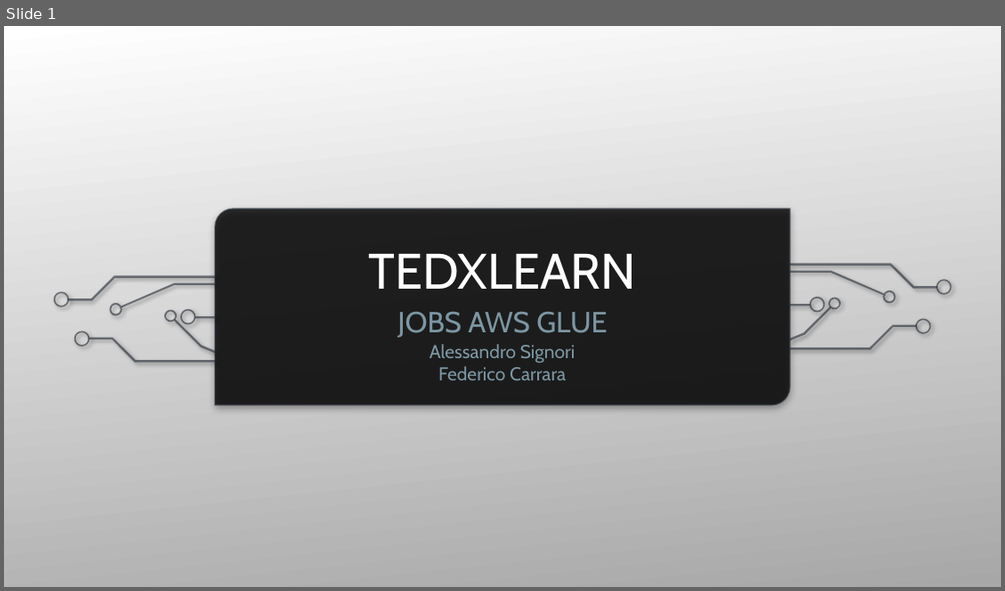
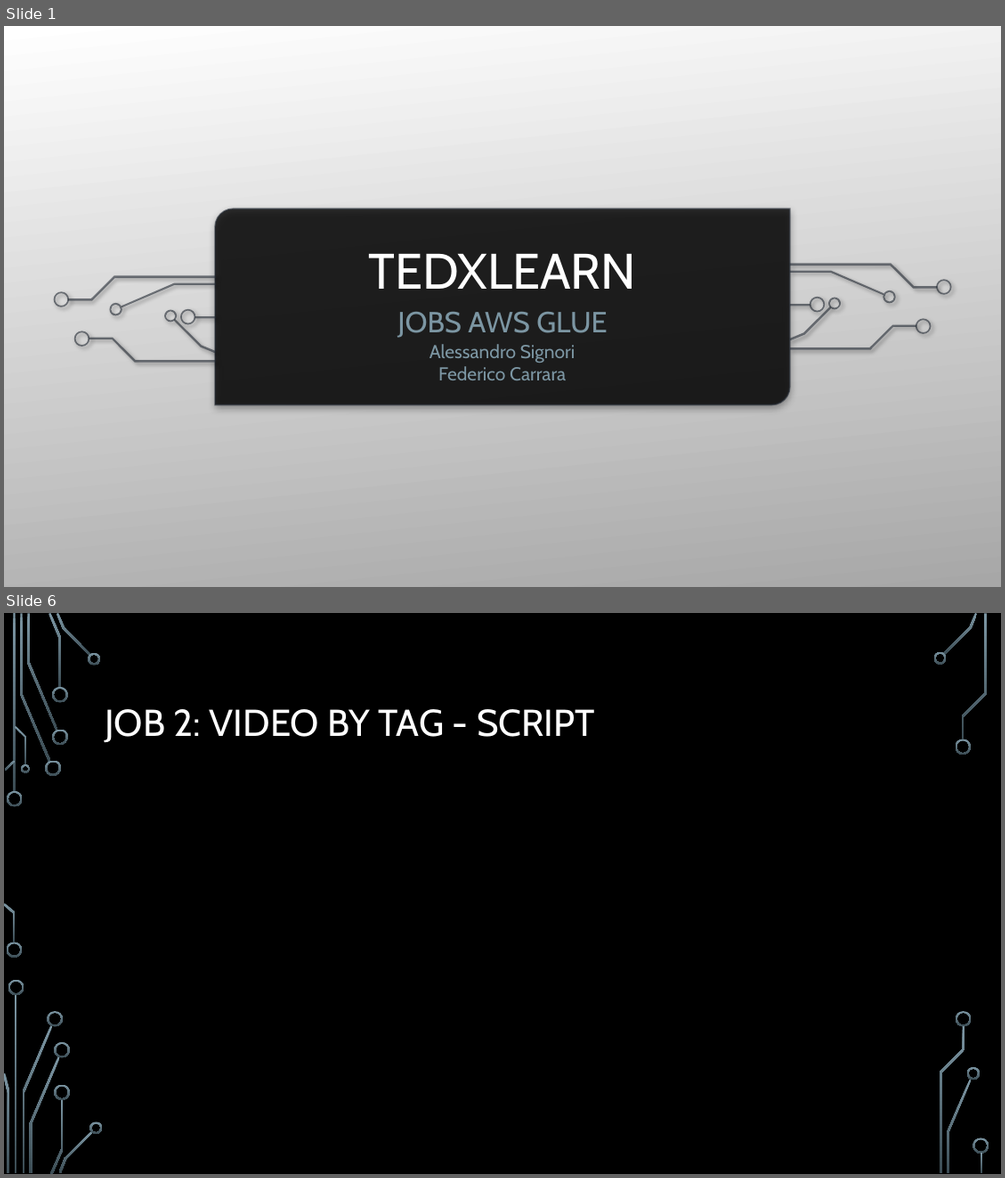
Before and after one commit to carraraFederico/TEDxLearn_ProgettoCloudMobile_2024, a slide deck: Presentazioni/TEDxLearn_part2.pptx. Shown one above the other, each under a label of ours: slide 1 before the commit, slides 1 and 6 after it; the slides between them are not shown. The pictures are 1005x591 and 1005x1178 pixels, drawn with LibreOffice and Linux fonts; fonts in the diff are those of the drawing; background and template pictures are left out. Boxes give left, top, right and bottom in pixels: in the first picture for what was removed or moved away, otherwise in the second. Text is boxed around its words. In the diff, an @@ line names an element or a change of style, - is before the commit and + after.

```diff
--- a/Presentazioni/TEDxLearn_part2.pptx
+++ b/Presentazioni/TEDxLearn_part2.pptx
@@ slide 6 added at (4, 613, 1001, 1174), background picture (left out) @@
@@ title added at (105, 709, 595, 743), 36 pt, text #FFFFFF @@
+JOB 2: VIDEO BY TAG - SCRIPT
@@ group added at (4, 613, 989, 1174): 33 freeform shapes, 3 rectangles @@
```
Also in this commit, not shown: 6 other slides added, 1 slide removed.
